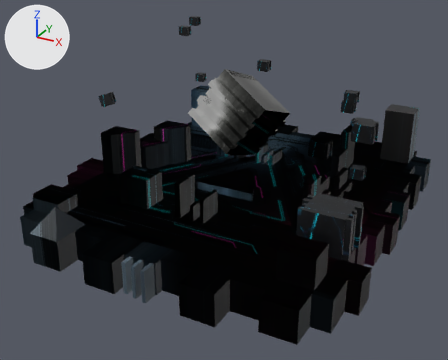
One commit to the glTF model public/models/the_core_cognition.glb: the scene before it, then after it.
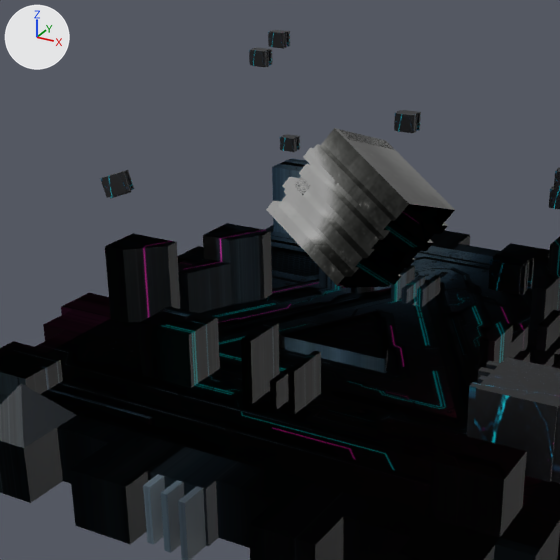
Old and new are each drawn whole from a 50 mm camera at (2.46, -4.97, 2.8) aimed at (-0.17, -0.18, 0.4) and again close up on the part from 10% to 77% of the width and 0% to 84% of the height. Every picture has the same lights, and +X, +Y and +Z are marked at upper left. Where no turn or scale is listed for an object, it has been applied to the vertices.

In view in the first close-up: 'Core.009', 'Grunt.002', 'Grunt.003', 'Grunt.012', 'Platform', 'Platform.001'.
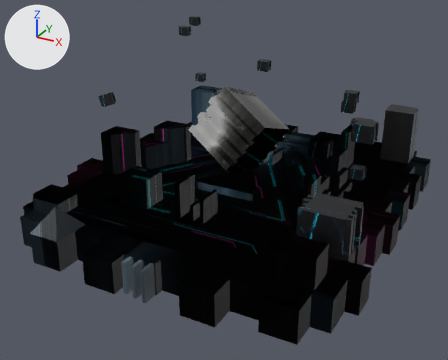
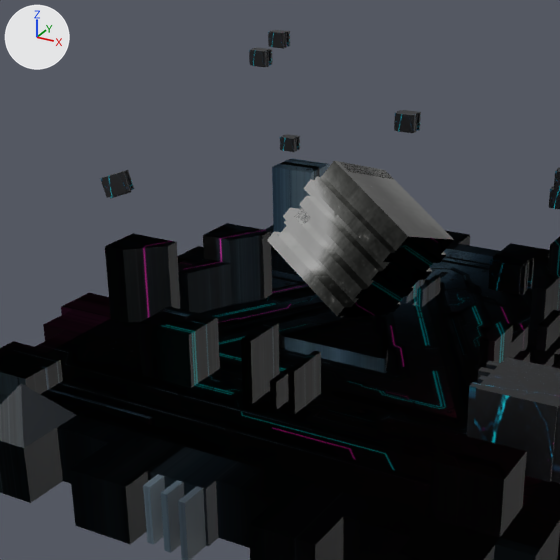
Boxes (x1, y1, x2, y2) around the edits, measured in the close-ups (560 x 560 px):
```json
{"object": "Core.009", "change": "moved", "before": [266, 128, 455, 288], "after": [267, 161, 454, 318]}
```

Scene script edits in JSON lines:
```json
{"op": "set", "path": "ob_core_009.location", "old": "(-0.036, -0.099, 1.061)", "new": "(-0.036, -0.099, 0.905)"}
```
